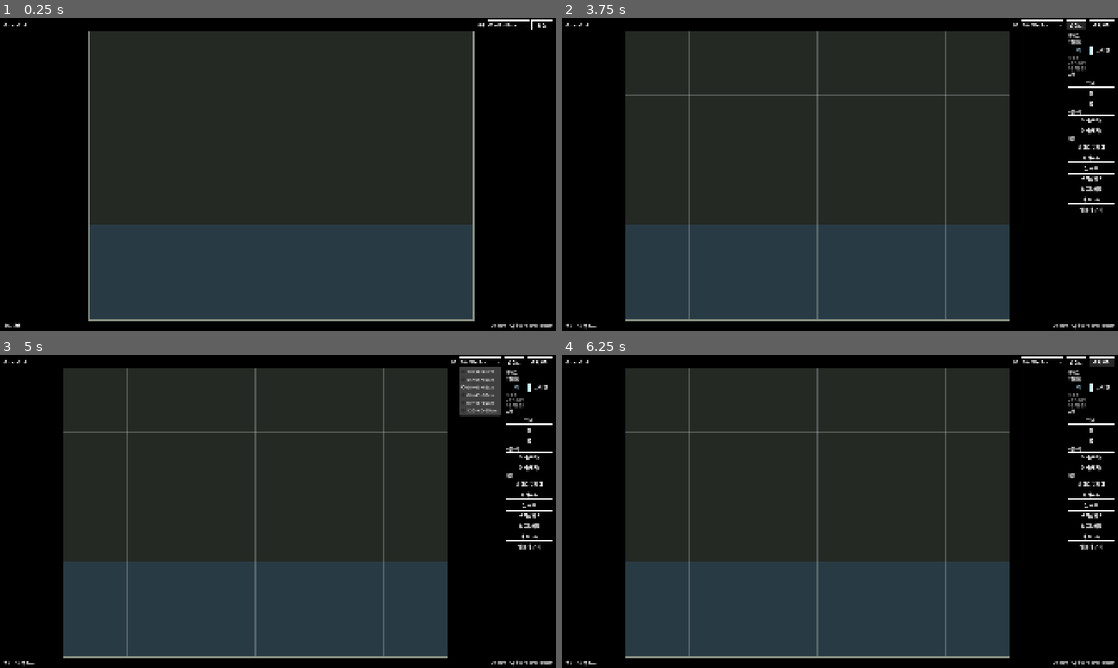
Above: before the commit, frames 1-4 (two rows, left to right).
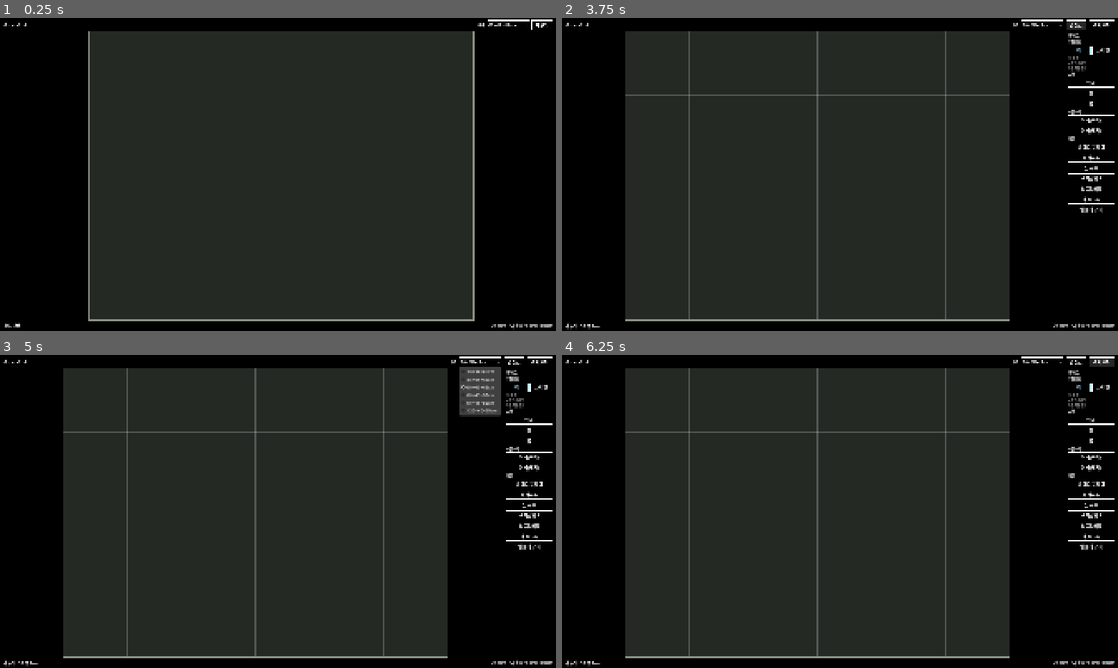
Above: after the commit, the same moments.

Repository: DSeung001/glass-wild
Game: Godot game, scene res://scenes/ui/main_wireframe.tscn
Two runs of this game, one before a commit and one after it. Both use one fixed random seed, a clock stepped at 60 frames per second and the inputs below.
Inputs:
- Up to frame 1 (0.25 s): no input
- Up to frame 2 (3.75 s): click "편집" (after the commit: "가꾸기") at 0.5 s; click "관찰로" at 1.25 s; click "60×45×45cm" at 2 s; click "60×45×45cm" at 2.75 s; click "편집" (after the commit: "가꾸기") at 3.5 s
- Up to frame 3 (5 s): click "60×45×45cm" at 4.25 s
- Up to frame 4 (6.25 s): click "격자 ON" at 5 s; click "격자 OFF" at 5.75 s

The runs differ from the first frame. In frame 1, 21% of the frame differs, in the area x 16-99%, y 1-97%; in frame 2, 21%, in the area x 0-81%, y 66-100%; in frame 3, 21%; in frame 4, 21%.

Commit message:
fix: 수역

Diff:
--- a/godot/scenes/ui/habitat_stage.gd
+++ b/godot/scenes/ui/habitat_stage.gd
@@ -8,8 +8,6 @@
 
 const COL_BG := Color(0.14, 0.16, 0.14)
 const COL_FRAME := Color(0.55, 0.58, 0.52)
-const COL_WATERLINE := Color(0.35, 0.55, 0.75)
-const COL_WATER_BAND := Color(0.18, 0.32, 0.42, 0.45)
 const COL_FLOOR := Color(0.45, 0.32, 0.18)
 const COL_WALL := Color(0.42, 0.40, 0.36)
 const COL_WATER := Color(0.22, 0.48, 0.68)
@@ -18,14 +16,13 @@
 const COL_GRID := Color(1, 1, 1, 0.22)
 const COL_PREVIEW := Color(1, 0.92, 0.4, 0.35)
 
-signal mode_changed(is_edit: bool)
+signal mode_changed(is_tend: bool)
 
 var width_cm: int = 60
 var depth_cm: int = 45
 var height_cm: int = 45
-var is_edit: bool = false
+var is_tend: bool = false
 var show_display_grid: bool = true
-var water_ratio: float = 0.33
 ## "dot" | "rect" — terrain only
 var terrain_place_mode: String = "dot"
 
@@ -50,27 +47,23 @@
 
 
 func _boot_observe() -> void:
-	if not is_edit:
-		set_edit_mode(false)
+	if not is_tend:
+		set_tend_mode(false)
 
 
 func _draw() -> void:
 	var r := Rect2(Vector2.ZERO, size)
 	draw_rect(r, COL_BG, true)
 
-	var water_y := size.y * (1.0 - water_ratio)
-	draw_rect(Rect2(0, water_y, size.x, size.y - water_y), COL_WATER_BAND, true)
-	draw_line(Vector2(0, water_y), Vector2(size.x, water_y), COL_WATERLINE, 2.0)
-
 	_draw_terrain_fills()
 	_draw_placements()
 
 	draw_rect(r, COL_FRAME, false, 2.0)
 
-	if is_edit and show_display_grid:
+	if is_tend and show_display_grid:
 		_draw_display_grid()
 
-	if is_edit and _rect_dragging:
+	if is_tend and _rect_dragging:
 		_draw_rect_preview()
 
 
@@ -172,14 +165,14 @@
 	_on_resized()
 
 
-func set_edit_mode(edit: bool) -> void:
-	is_edit = edit
+func set_tend_mode(tend: bool) -> void:
+	is_tend = tend
 	_cancel_rect()
 	for actor in _actors:
 		if actor.has_method("set_wander_enabled"):
-			actor.set_wander_enabled(not edit)
-	queue_redraw()
-	mode_changed.emit(edit)
+			actor.set_wander_enabled(not tend)
+	queue_redraw()
+	mode_changed.emit(tend)
 
 
 func set_show_display_grid(on: bool) -> void:
@@ -198,7 +191,7 @@
 
 
 func _gui_input(event: InputEvent) -> void:
-	if not is_edit or selected_tool.is_empty():
+	if not is_tend or selected_tool.is_empty():
 		return
 
 	var kind: String = selected_tool.get("kind", "")
@@ -299,8 +292,8 @@
 func _cell_surface_tags(cell: Vector2i) -> Array[String]:
 	var tags: Array[String] = []
 	var terrain: String = String(_terrain.get(_key(cell), ""))
-	var water_row_start := int(float(grid_rows()) * (1.0 - water_ratio))
-	var zone := "water" if cell.y >= water_row_start else "air"
+	# Zone from cell terrain value (not a fixed water-band preview).
+	var zone := "water" if terrain == "water" else "air"
 	var is_wall := terrain == "wall" or cell.y < WALL_EDGE_ROWS
 	var is_floor := (
 		terrain == "floor"
@@ -339,7 +332,7 @@
 		if actor.has_method("set_bounds"):
 			actor.set_bounds(Rect2(Vector2.ZERO, size))
 		if actor.has_method("set_wander_enabled"):
-			actor.set_wander_enabled(not is_edit)
+			actor.set_wander_enabled(not is_tend)
 
 
 func _clear_actors() -> void:
--- a/godot/scenes/ui/main_wireframe.gd
+++ b/godot/scenes/ui/main_wireframe.gd
@@ -1,9 +1,9 @@
 extends Control
-## Color placeholders (pixel art later): observe / edit, size presets, palette.
+## Color placeholders (pixel art later): observe / tend, size presets, palette.
 ## See docs/guides/godot-beginner.md
 
 const HabitatStageScript := preload("res://scenes/ui/habitat_stage.gd")
-const EditPaletteScript := preload("res://scenes/ui/edit_palette.gd")
+const TendPaletteScript := preload("res://scenes/ui/tend_palette.gd")
 const CELL_CM := 1.0
 
 const PRESETS: Array[Dictionary] = [
@@ -26,7 +26,7 @@
 var _stage: Control
 var _palette: Control
 var _palette_wrap: Control
-var _is_edit: bool = false
+var _is_tend: bool = false
 var _grid_on: bool = true
 
 
@@ -34,7 +34,7 @@
 	set_anchors_and_offsets_preset(Control.PRESET_FULL_RECT)
 	_build_ui()
 	_apply_preset(DEFAULT_PRESET_INDEX)
-	_set_edit_mode(false)
+	_set_tend_mode(false)
 
 
 func _build_ui() -> void:
@@ -120,7 +120,7 @@
 	body.add_child(_palette_wrap)
 
 	_palette = VBoxContainer.new()
-	_palette.set_script(EditPaletteScript)
+	_palette.set_script(TendPaletteScript)
 	_palette_wrap.add_child(_palette)
 	_palette.call("setup", Callable(self, "_style_button"))
 	_palette.tool_selected.connect(_on_tool_selected)
@@ -146,7 +146,7 @@
 
 
 func _on_mode_pressed() -> void:
-	_set_edit_mode(not _is_edit)
+	_set_tend_mode(not _is_tend)
 
 
 func _on_grid_pressed() -> void:
@@ -176,18 +176,18 @@
 	_depth_label.text = "깊이 %dcm · 논리 셀 %d×%d (1cm) · 표시 5cm" % [p["d"], cols, rows]
 
 
-func _set_edit_mode(edit: bool) -> void:
-	_is_edit = edit
-	_stage.call("set_edit_mode", edit)
-	_palette_wrap.visible = edit
-	_grid_button.visible = edit
-	_grid_button.disabled = not edit
-	if edit:
+func _set_tend_mode(tend: bool) -> void:
+	_is_tend = tend
+	_stage.call("set_tend_mode", tend)
+	_palette_wrap.visible = tend
+	_grid_button.visible = tend
+	_grid_button.disabled = not tend
+	if tend:
 		_mode_button.text = "관찰로"
-		_status_label.text = "편집 · 논리 셀 1cm"
+		_status_label.text = "가꾸기 · 논리 셀 1cm"
 		_stage.call("set_show_display_grid", _grid_on)
 	else:
-		_mode_button.text = "편집"
+		_mode_button.text = "가꾸기"
 		_status_label.text = "상태: 안정"
 
 
--- a/godot/scenes/ui/edit_palette.gd
+++ b/godot/scenes/ui/tend_palette.gd
@@ -1,5 +1,5 @@
 extends VBoxContainer
-## Edit palette: terrain modes + tools (D-010). D-007 paludarium animals.
+## Tend palette: terrain modes + tools (D-010). D-007 paludarium animals.
 
 signal tool_selected(tool: Dictionary)
 signal terrain_mode_selected(mode: String)
Renamed: godot/scenes/ui/edit_palette.gd.uid -> godot/scenes/ui/tend_palette.gd.uid
Not shown, changed: .cursor/rules/glass-wild-glossary.mdc
Not shown, changed: README.md
Not shown, changed: docs/README.md
Not shown, changed: docs/core/glossary.md
Not shown, changed: docs/core/habitat-surfaces.md
Not shown, changed: docs/core/loop.md
Not shown, changed: docs/decisions/D-003-placement-model.md
Not shown, changed: docs/decisions/D-008-figma-exit-criteria.md
Not shown, added: docs/decisions/D-010-logic-cell-tend-palette.md
Not shown, changed: docs/decisions/README.md
Not shown, changed: docs/design/figma-plan.md
(and 8 more such lines)
